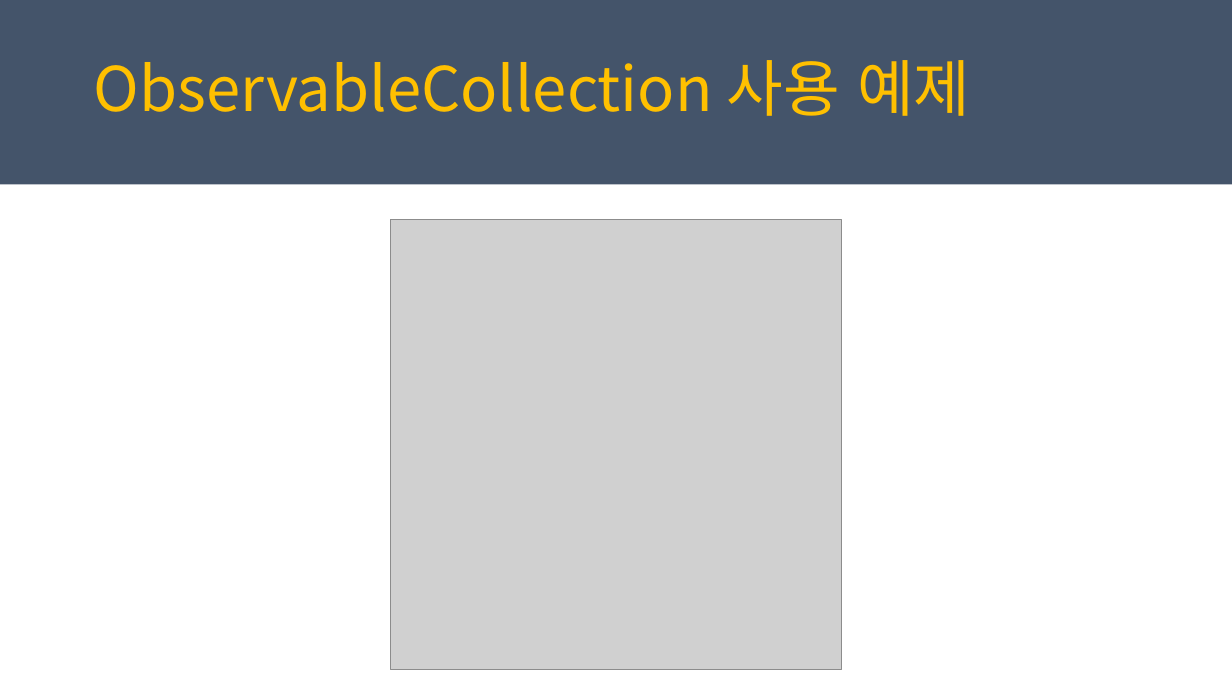
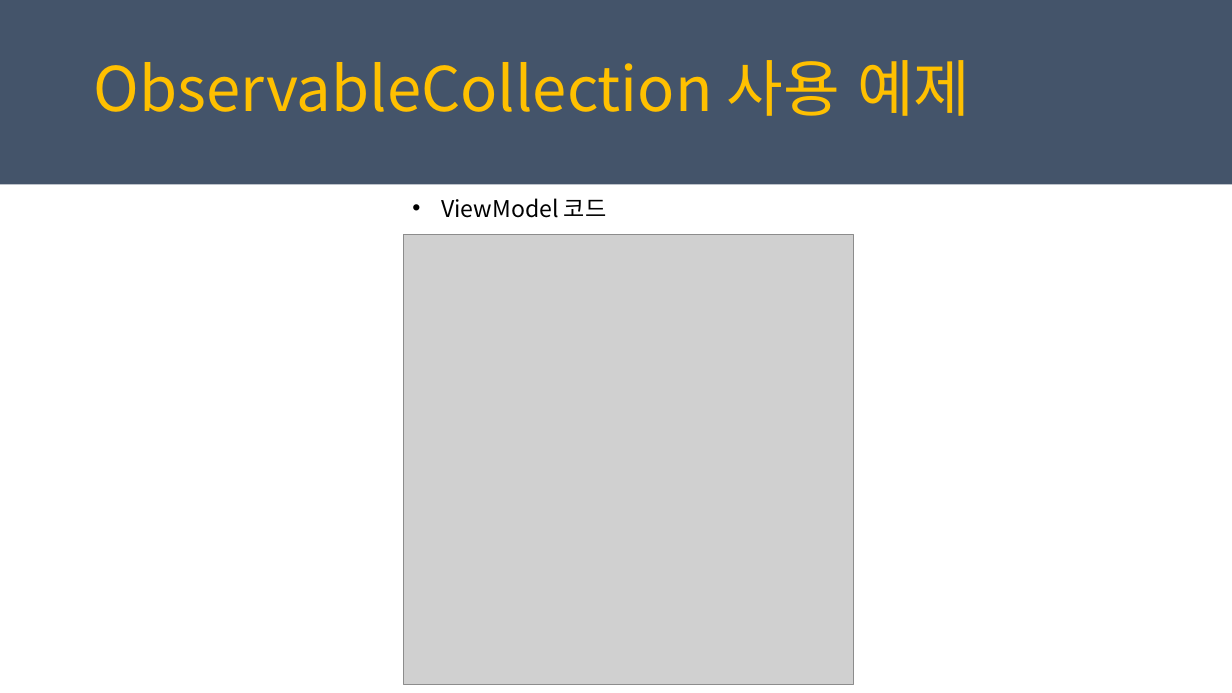
Before and after one commit to juniair/Summary-PPT, a slide deck: slide 18 of PRISM_MVVM_사용.pptx (slide 19 before the commit). Drawn at 1232x693 pixels with LibreOffice and Linux fonts; fonts in the diff are those of the drawing; grey boxes stand for pictures. Boxes give left, top, right and bottom in pixels: in the first picture for what was removed or moved away, otherwise in the second. Text is boxed around its words. In the diff, an @@ line names an element or a change of style, - is before the commit and + after.

```diff
--- a/PRISM_MVVM_사용.pptx
+++ b/PRISM_MVVM_사용.pptx
@@ text added at [441, 198, 607, 218], 18 pt, text #000000 @@
+• ViewModel 코드
@@ picture: place and size @@
-picture at [391, 220, 842, 669]
+picture at [404, 235, 855, 684]
```
Also in this commit, not shown: 10 other slides changed, 1 slide removed, 22 other files.
